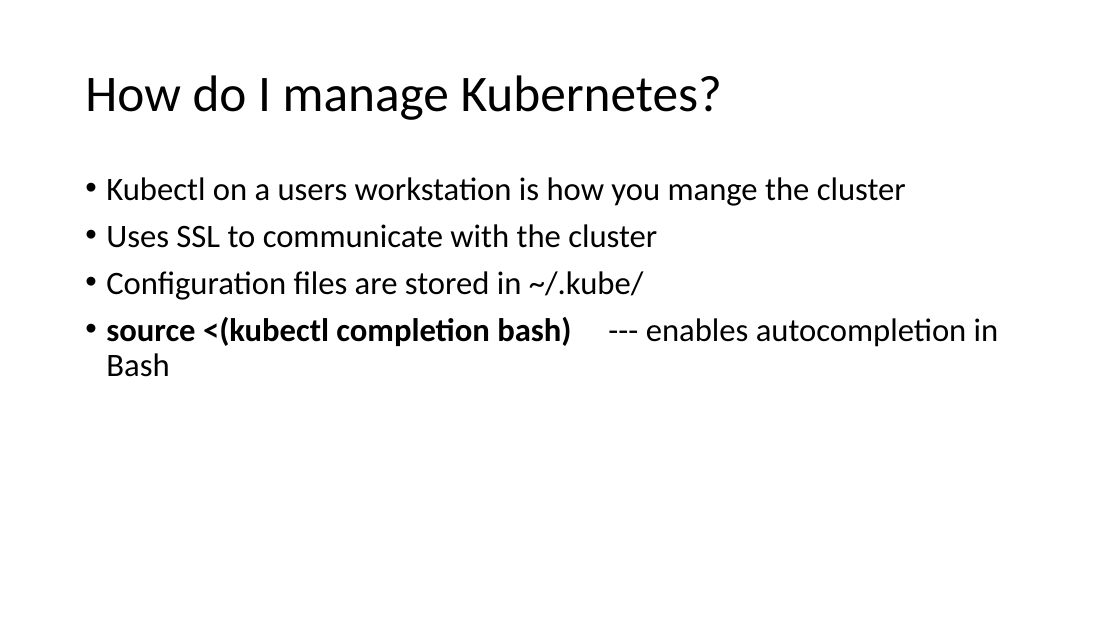
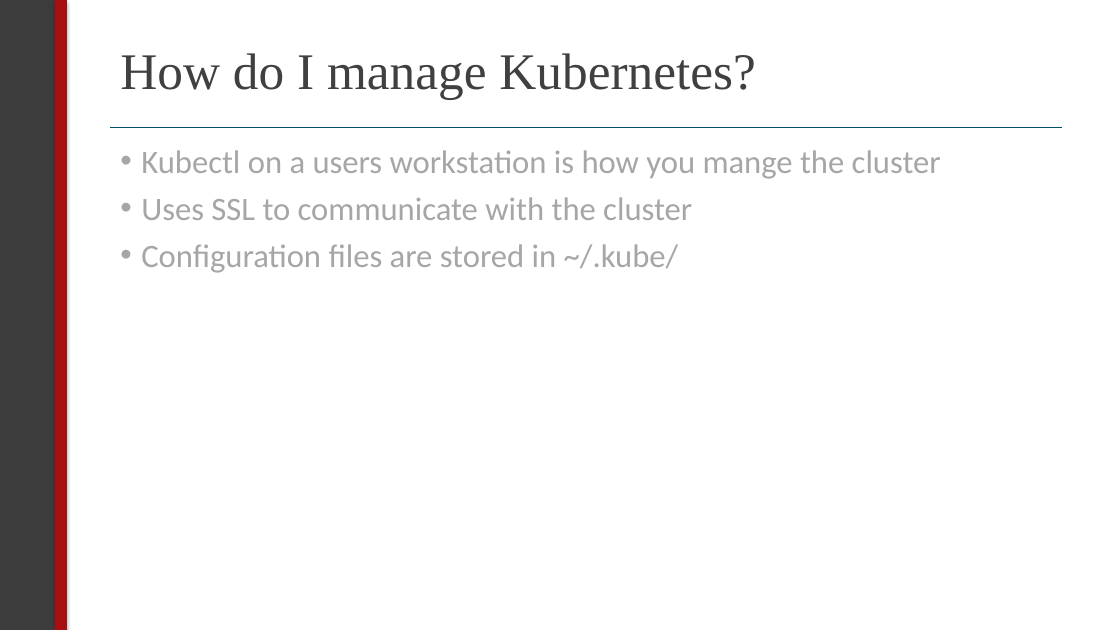
Before and after one commit to sealingtech/kubernetes_training, a slide deck: slide 15 of presentation/kubernetes.pptx (slide 12 before the commit). Drawn at 1120x630 pixels with LibreOffice and Linux fonts; fonts in the diff are those of the drawing. Boxes give left, top, right and bottom in pixels: in the first picture for what was removed or moved away, otherwise in the second. Text is boxed around its words. In the diff, an @@ line names an element or a change of style, - is before the commit and + after.

```diff
--- a/presentation/kubernetes.pptx
+++ b/presentation/kubernetes.pptx
@@ rectangle added at [0, 0, 56, 630], fill #3C3C3C, outline #3C3C3C 0.5 pt @@
@@ rectangle added at [55, 0, 66, 630], fill #A70E12, outline #A70E12 0.5 pt @@
@@ title "How do I manage Kubernetes?": place and size @@
-title "How do I manage Kubernetes?" at [85, 75, 722, 120]
+title "How do I manage Kubernetes?" at [120, 53, 755, 100]
@@ title "How do I manage Kubernetes?" at [120, 53, 755, 100]: font Calibri to Times New Roman, text colour #000000 to #404040 @@
@@ line added from (110, 127) to (1062, 127), #004C6C 1 pt @@
@@ text "Kubectl on a users workstation ...": place and size @@
-text "Kubectl on a users workstation ..." at [106, 177, 999, 377]
+text "Kubectl on a users workstation ..." at [141, 150, 941, 273]
@@ text "Kubectl on a users workstation ..." at [141, 150, 941, 273]: text colour #000000 to #A6A6A6 @@
@@ text at [106, 317, 999, 377]: paragraph removed @@
-• source <(kubectl completion bash) --- enables autocompletion in Bash
```
Also in this commit, not shown: 18 other slides changed, 3 slides added, 1 other file.
